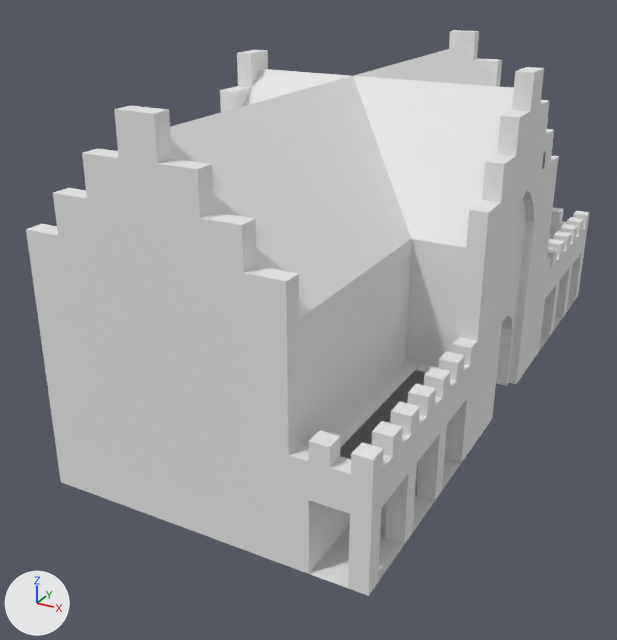
One commit to the glTF model src/assets/guardhouse.glb: the scene before it, then after it.
Camera for both pictures: a 50 mm lens placed at (25.9, -47.1, 6.6), pointed at (2.2, -3.9, -15.0). The lights are fixed; the arrows at lower left show +X, +Y and +Z. The picture after the commit comes second. Vertices at exactly the same position are counted once.

The first picture shows 'guardhouse'.
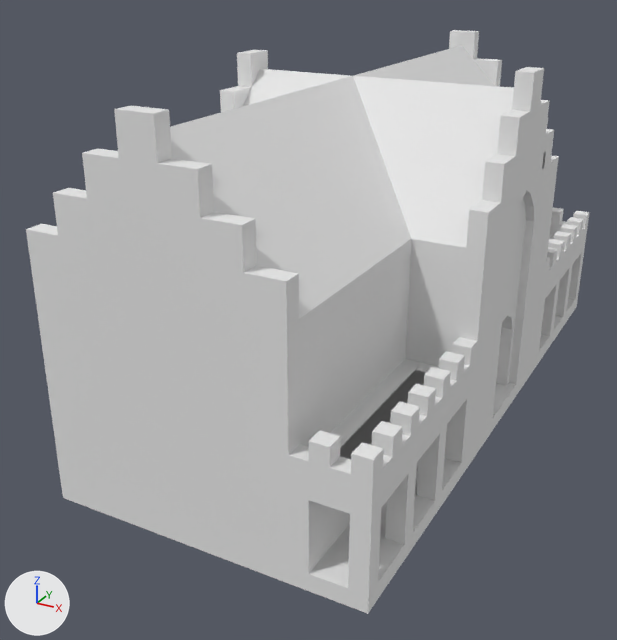
Location of each change, (x1, y1, x2, y2) in pixels of the pictures (617 x 640 px):
'guardhouse', reshaped
    before: (26, 30, 589, 596)
    after: (26, 30, 589, 614)
part 1 of me_mesh_0, added
    after: (61, 297, 578, 614)

The change in detail:
me_mesh_0 is used by ob_guardhouse; location (0.0, 0.0, 0.0).
me_mesh_0 had 3250 vertices, 6262 faces and spanned x -4.5..14.0, y -20.0..20.0, z -20.5..0.5.
me_mesh_0 now has 3410 vertices, 6538 faces and spans x -4.5..14.0, y -20.0..20.0, z -20.5..0.5.
Part 1, on me_mesh_0:
7 vertices are added at x -4.5..14.0, y 0.0..2.0, z -20.5..-19.5.
100 new vertices lie (0.0, 0.0, -1.0) away from vertices in x -4.5..14.0, y -20.0..20.0, z -19.5.
12 new vertices lie (0.0, 1.0, 0.0) away from vertices in x -4.5..14.0, y -6.0..3.0, z -20.5..-19.5.
12 new vertices lie (0.0, 1.0, 0.0) away from vertices in x -4.5..14.0, y -5.0..4.0, z -20.5..-19.5.
5 new vertices lie (-1.0, 0.0, 0.0) away from vertices in x 14.0, y -3.0..3.0, z -19.5.
5 new vertices lie (0.0, 1.0, 0.0) away from vertices in x -4.5..14.0, y 0.0, z -20.5..-19.5.
6 new vertices lie (1.0, 1.0, 0.0) away from vertices in x -4.5..13.0, y -3.0..1.0, z -19.5.
7 new vertices lie (1.0, 0.0, 0.0) away from vertices in x -4.5..-3.5, y -3.0..3.0, z -19.5.
6 new vertices lie (-1.0, 0.0, 0.0) away from vertices in x -3.5..14.0, y -2.0..2.0, z -19.5.
276 new faces join them.
